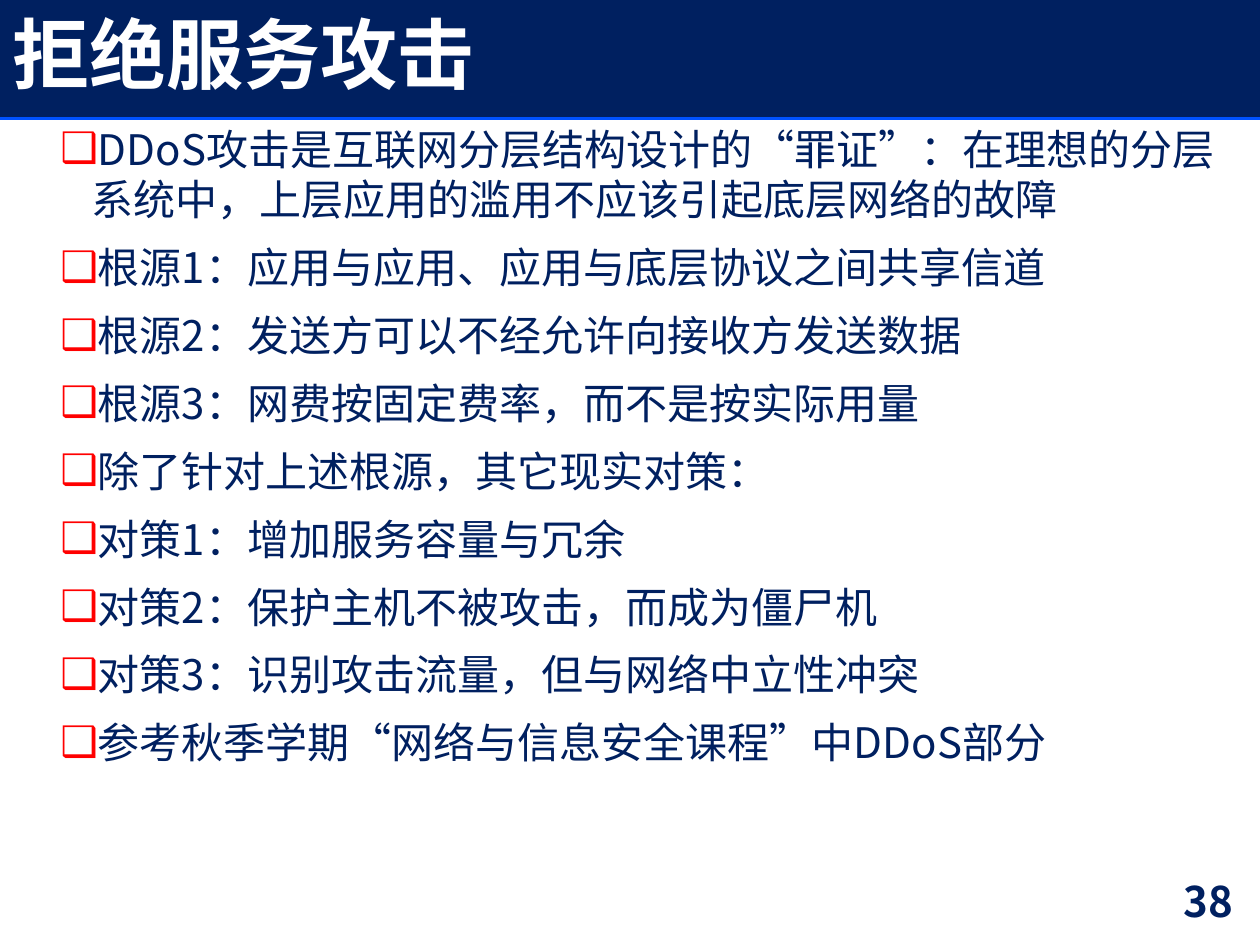
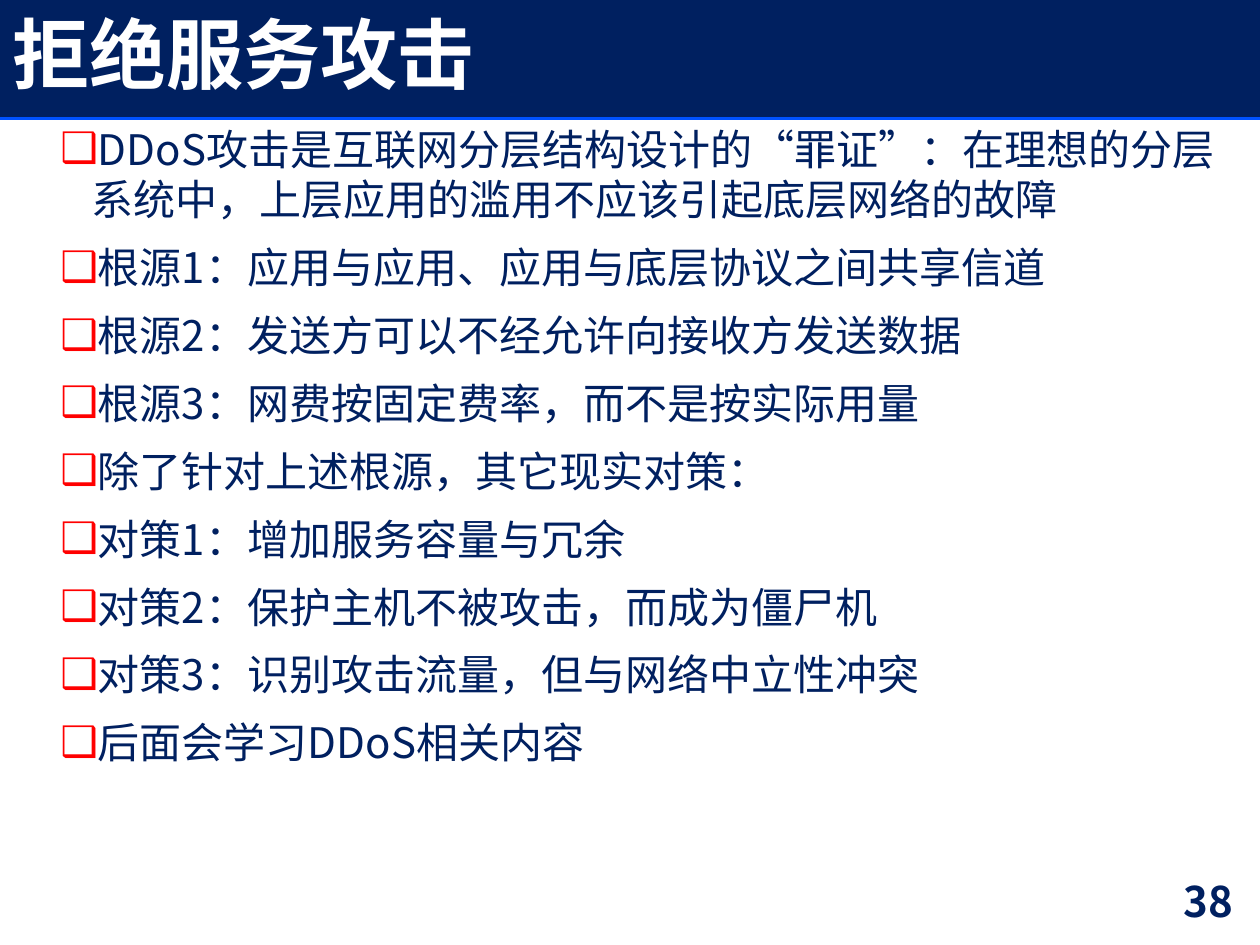
Before and after one commit to YuZhang/Security-Courseware, a slide deck: slide 38 of internet-security/arch-sec.pptx. Drawn at 1260x945 pixels with LibreOffice and Linux fonts; fonts in the diff are those of the drawing. Boxes give left, top, right and bottom in pixels: in the first picture for what was removed or moved away, otherwise in the second. Text is boxed around its words. In the diff, an @@ line names an element or a change of style, - is before the commit and + after.

```diff
--- a/internet-security/arch-sec.pptx
+++ b/internet-security/arch-sec.pptx
@@ text at [98,722,584,762]: text changed @@
-❑ 参考秋季学期“网络与信息安全课程”中DDoS部分
+❑ 后面会学习DDoS相关内容
```
Also in this commit, not shown: 1 other file.
